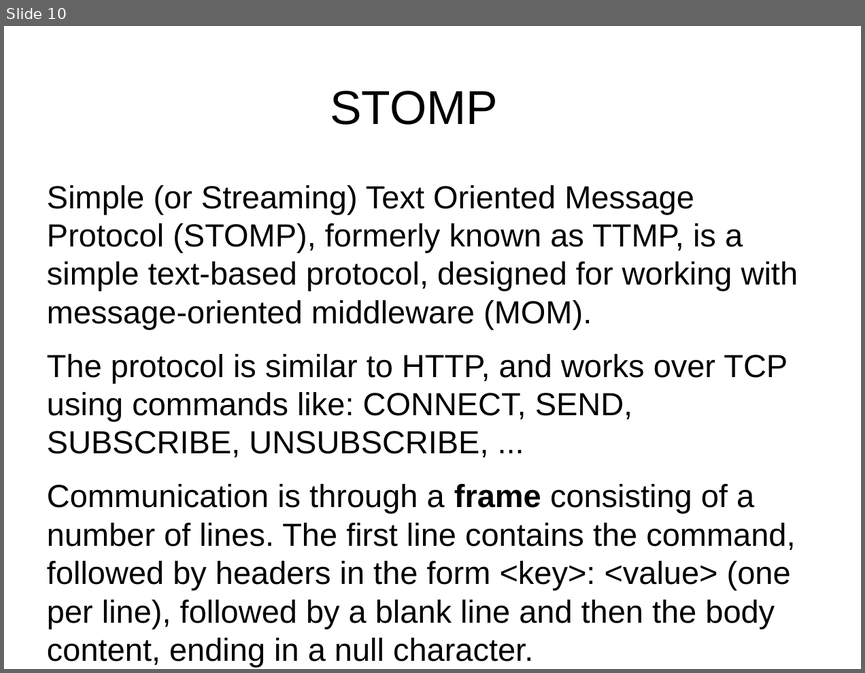
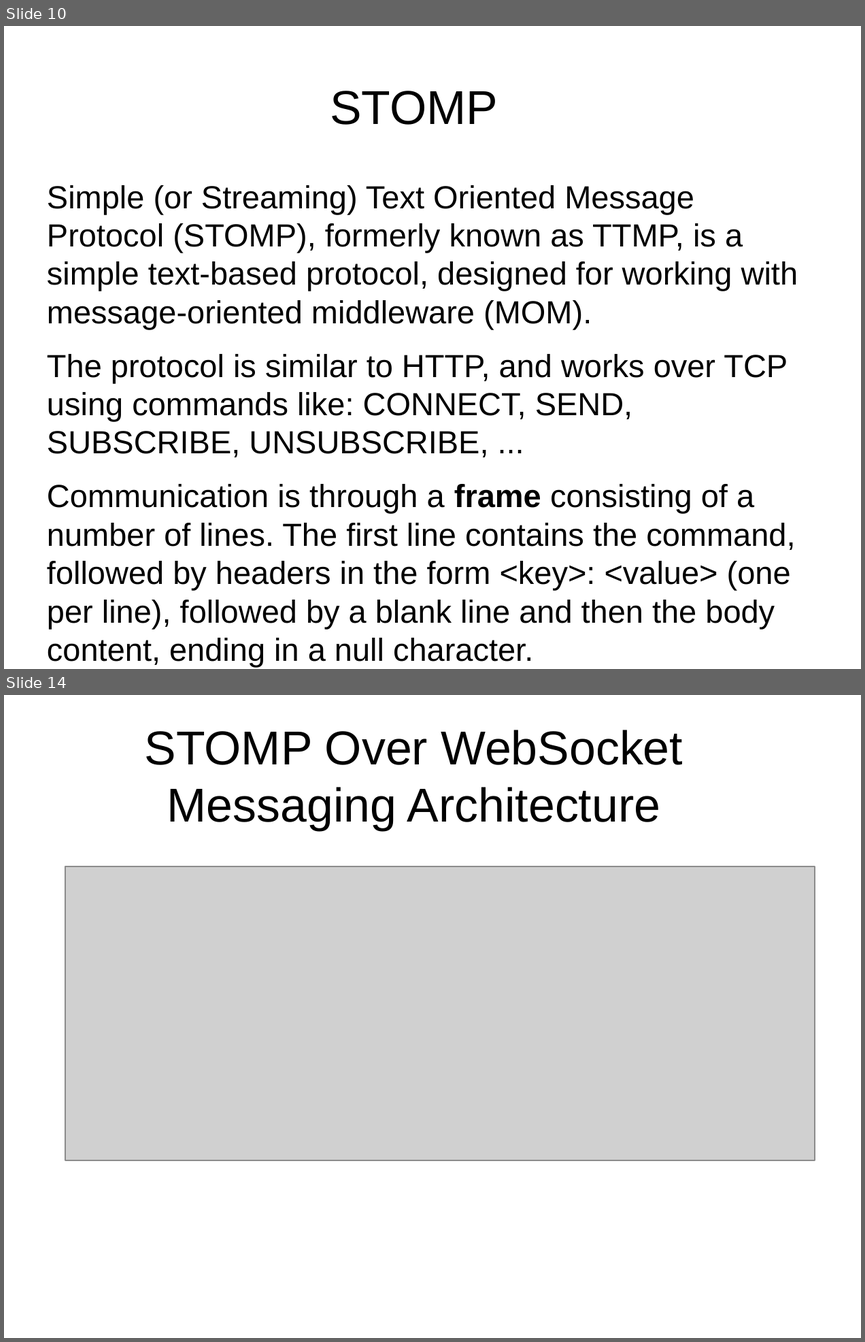
Before and after one commit to Tinvention/Training-websocket-with-spring, a slide deck: websocket-with-spring.odp. Shown one above the other, each under a label of ours: slide 10 before the commit, slides 10 and 14 after it; the slides between them are not shown. The pictures are 865x673 and 865x1342 pixels, drawn with LibreOffice and Linux fonts; fonts in the diff are those of the drawing; grey boxes stand for pictures; background and template pictures are left out. Boxes give left, top, right and bottom in pixels: in the first picture for what was removed or moved away, otherwise in the second. Text is boxed around its words. In the diff, an @@ line names an element or a change of style, - is before the commit and + after.

```diff
--- a/websocket-with-spring.odp
+++ b/websocket-with-spring.odp
@@ slide 14 added at [4, 695, 861, 1338], background #FFFFFF @@
@@ title added at [145, 730, 683, 830], 44 pt, text #000000 @@
+STOMP Over WebSocket Messaging Architecture
@@ picture added at [65, 866, 815, 1160] @@
```
Also in this commit, not shown: 3 slides changed, 8 other slides added, 3 slides removed, 4 other files.
